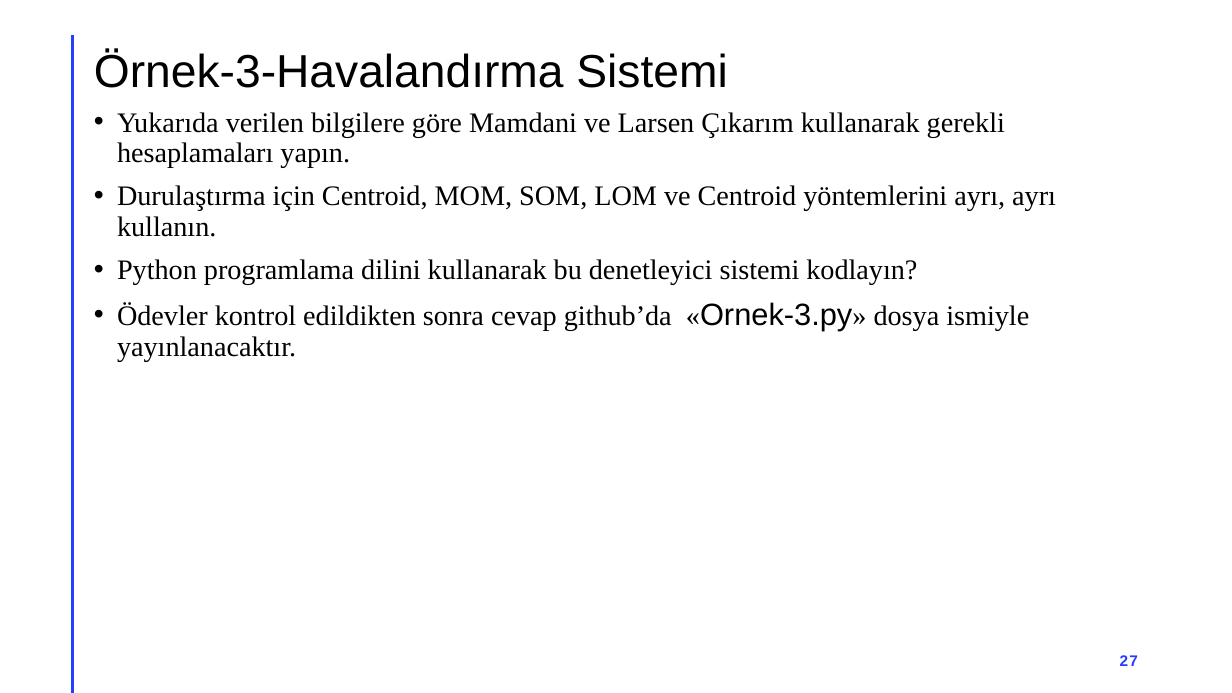
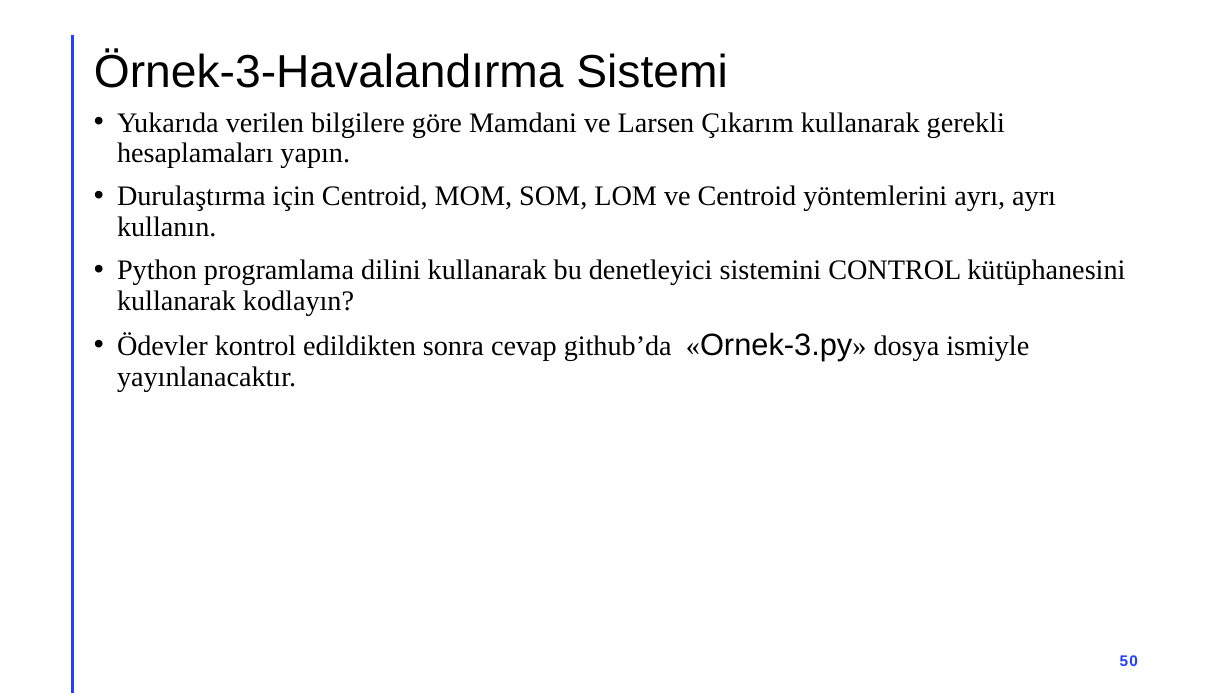
Before and after one commit to akaraci/Bulanik_Mantik, a slide deck: slide 50 of Örnekler.pptx (slide 27 before the commit). Drawn at 1232x693 pixels with LibreOffice and Linux fonts; fonts in the diff are those of the drawing. Boxes give left, top, right and bottom in pixels: in the first picture for what was removed or moved away, otherwise in the second. Text is boxed around its words. In the diff, an @@ line names an element or a change of style, - is before the commit and + after.

```diff
--- a/Örnekler.pptx
+++ b/Örnekler.pptx
@@ text at [117, 259, 1125, 315]: text changed @@
-• Python programlama dilini kullanarak bu denetleyici sistemi kodlayın?
+• Python programlama dilini kullanarak bu denetleyici sistemini CONTROL kütüphanesini kullanarak kodlayın?
@@ page number at [1120, 655, 1138, 666]: text changed @@
-27
+50
```
Also in this commit, not shown: 1 other slide changed, 23 slides added.
